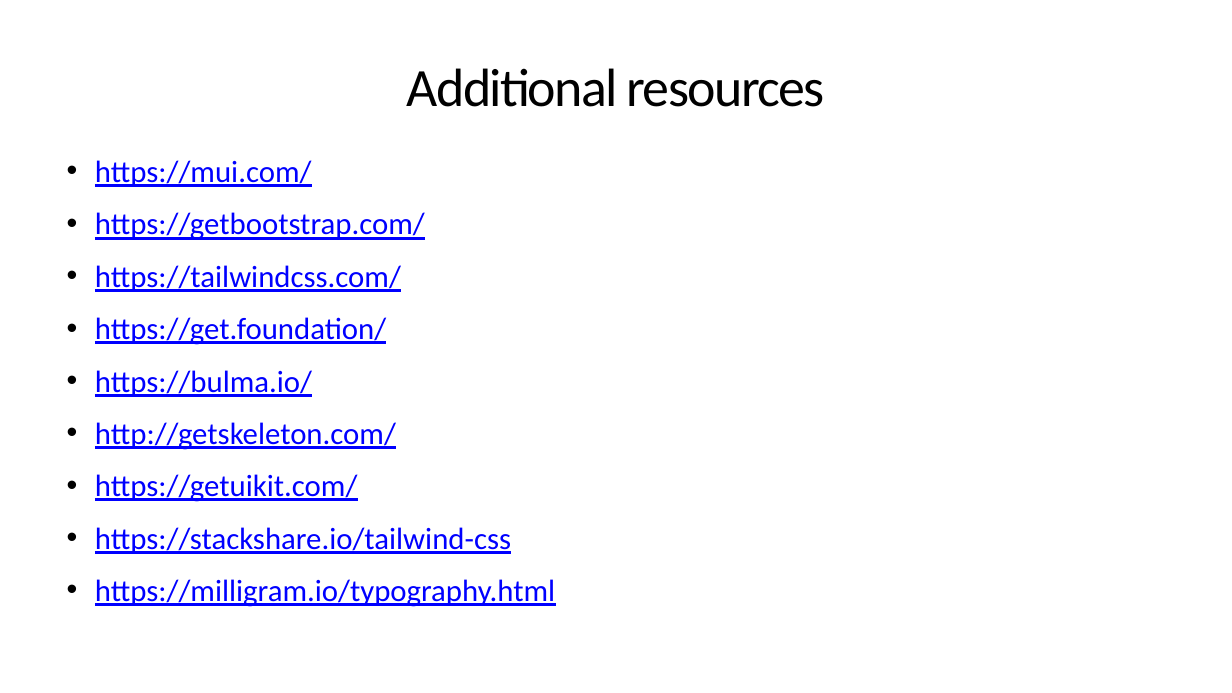
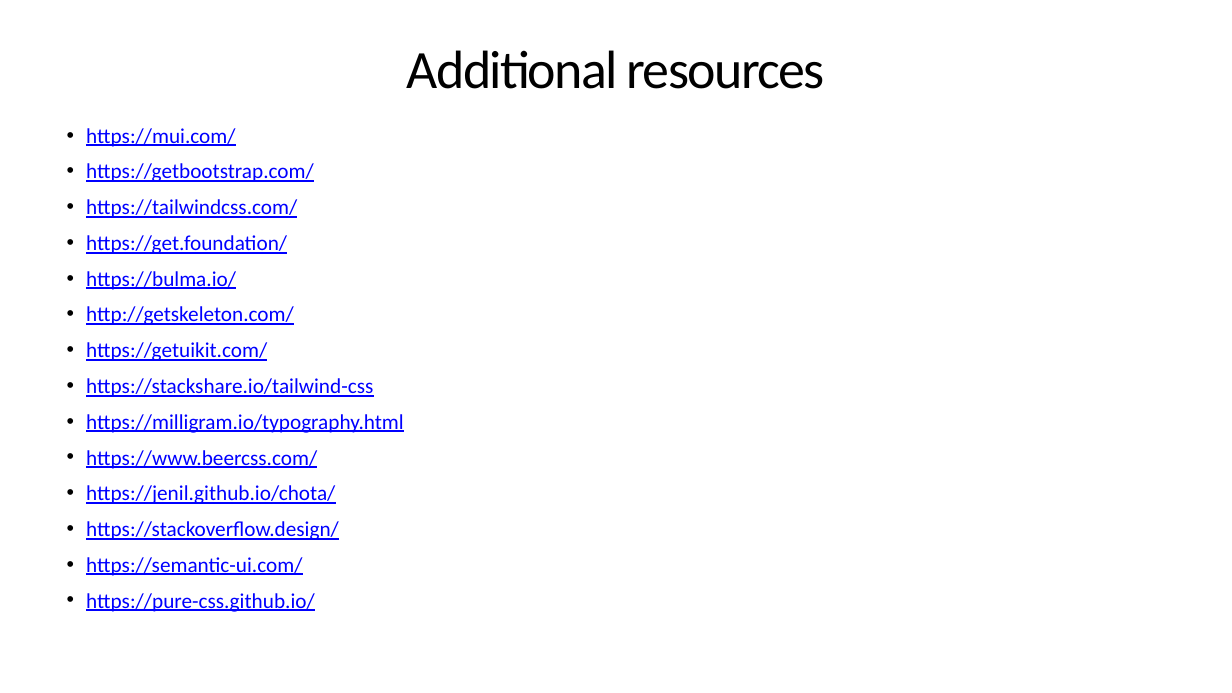
Before and after one commit to tjdev7/reactatx-css-frameworks-samples, a slide deck: slide 18 of presentationslide/CSS-Frameworks-ReactATX-Presentation.pptx. Drawn at 1232x693 pixels with LibreOffice and Linux fonts; fonts in the diff are those of the drawing. Boxes give left, top, right and bottom in pixels: in the first picture for what was removed or moved away, otherwise in the second. Text is boxed around its words. In the diff, an @@ line names an element or a change of style, - is before the commit and + after.

Commit message:
reactatx-css-frameworks-05
- Resolved some typos and missing links inside the presentation
- Removed test code from sample repo

```diff
--- a/presentationslide/CSS-Frameworks-ReactATX-Presentation.pptx
+++ b/presentationslide/CSS-Frameworks-ReactATX-Presentation.pptx
@@ title "Additional resources": place and size @@
-title "Additional resources" at <box>407,68,825,107</box>
+title "Additional resources" at <box>407,50,825,89</box>
@@ text "https://mui.com/": place and size @@
-text "https://mui.com/" at <box>95,160,555,607</box>
+text "https://mui.com/" at <box>86,128,404,612</box>
@@ text at <box>86,128,404,433</box>: size 48 to 33.1 pt in "https://mui.com/", "https://getbootstrap.com/", "https://tailwindcss.com/", "https://get.foundation/" and 5 more places; indent changed; less space between paragraphs @@
@@ text at <box>86,450,339,612</box>: paragraphs added @@
+• https://www.beercss.com/
+• https://jenil.github.io/chota/
+• https://stackoverflow.design/
+• https://semantic-ui.com/
+• https://pure-css.github.io/
```
Also in this commit, not shown: 5 other slides changed, 9 other files.
